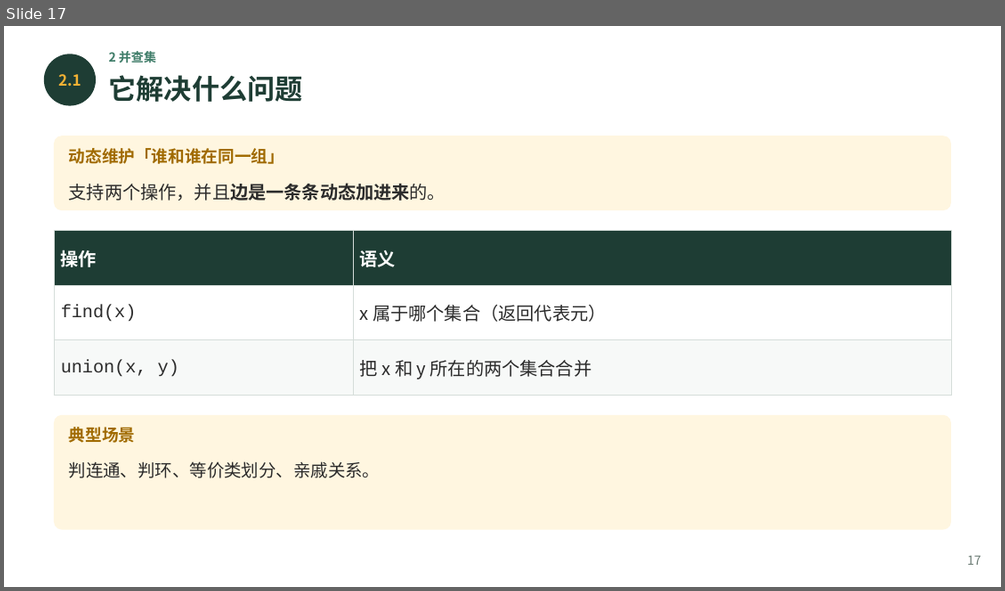
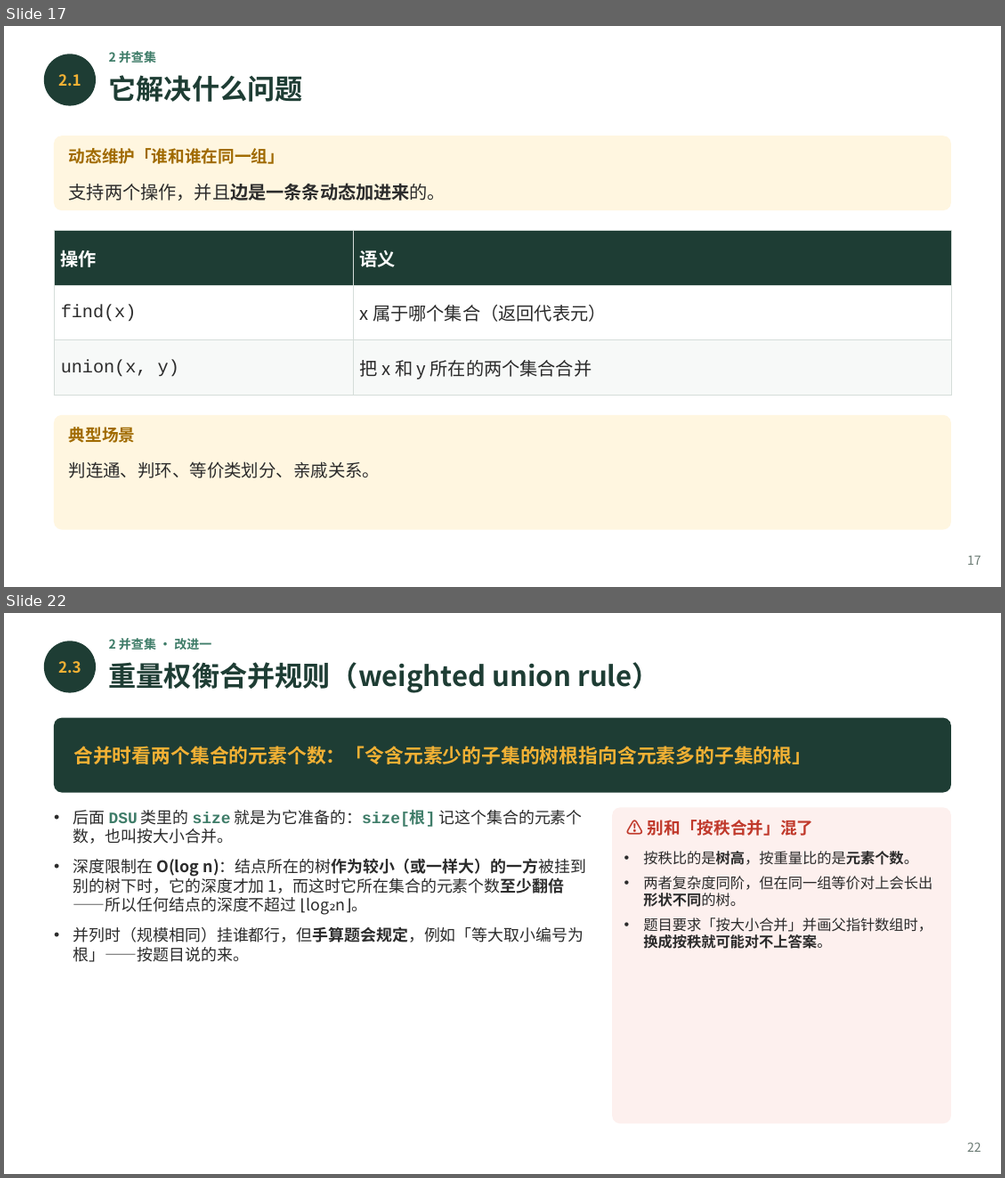
Before and after one commit to GMyhf/2026fall-cs101, a slide deck: courseware/202610_ADS_W09_Recursion_Backtracking_DSU.pptx. Shown one above the other, each under a label of ours: slide 17 before the commit, slides 17 and 22 after it; the slides between them are not shown. The pictures are 1005x591 and 1005x1178 pixels, drawn with LibreOffice and Linux fonts; fonts in the diff are those of the drawing. Boxes give left, top, right and bottom in pixels: in the first picture for what was removed or moved away, otherwise in the second. Text is boxed around its words. In the diff, an @@ line names an element or a change of style, - is before the commit and + after.

```diff
--- a/courseware/202610_ADS_W09_Recursion_Backtracking_DSU.pptx
+++ b/courseware/202610_ADS_W09_Recursion_Backtracking_DSU.pptx
@@ slide 22 added at box(4, 613, 1001, 1174), background #FFFFFF @@
@@ text added at box(109, 638, 211, 649), 9 pt, text #3E7C68, bold @@
+2 并查集 · 改进一
@@ ellipse added at box(44, 641, 96, 693), fill #1E3D34 @@
@@ text added at box(58, 661, 81, 673), 11 pt, text #F2B134, bold @@
+2.3
@@ text added at box(109, 662, 660, 693), 20 pt, text #1E3D34, bold @@
+重量权衡合并规则（weighted union rule）
@@ rounded rectangle added at box(54, 718, 951, 793), fill #1E3D34 @@
@@ text added at box(73, 746, 811, 764), 14 pt, text #F2B134, bold @@
+合并时看两个集合的元素个数：「令含元素少的子集的树根指向含元素多的子集的根」
@@ text added at box(73, 809, 586, 962), 11.5 pt, text #2B2B2B @@
+• 后面 DSU 类里的 size 就是为它准备的：size[根] 记这个集合的元素个数，也叫按大小合并。
+• 深度限制在 O(log n)：结点所在的树作为较小（或一样大）的一方被挂到别的树下时，它的深度才加 1，而这时它所在集合的元素个数至少翻倍——所以任何结点的深度不超过 ⌊log₂n⌋。
+• 并列时（规模相同）挂谁都行，但手算题会规定，例如「等大取小编号为根」——按题目说的来。
@@ rounded rectangle added at box(612, 807, 951, 1123), fill #FDF0EE @@
@@ text added at box(647, 819, 813, 835), 12 pt, text #C0392B, bold @@
+⚠ 别和「按秩合并」混了
@@ text added at box(643, 851, 932, 949), 10.5 pt, text #2B2B2B @@
+• 按秩比的是树高，按重量比的是元素个数。
+• 两者复杂度同阶，但在同一组等价对上会长出形状不同的树。
+• 题目要求「按大小合并」并画父指针数组时，换成按秩就可能对不上答案。
@@ text added at box(967, 1142, 981, 1151), 9 pt, text #6B7B74 @@
+22
```
Also in this commit, not shown: 13 slides changed, 8 other slides added, 13 other files.
